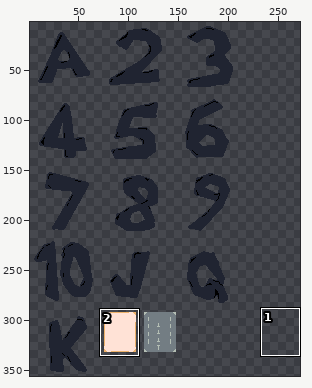
Two states of a sprite sheet, content/out_0.png. The picture above shows the old version from afar; the outline marks the close-up.
Close-up. Before the edit:
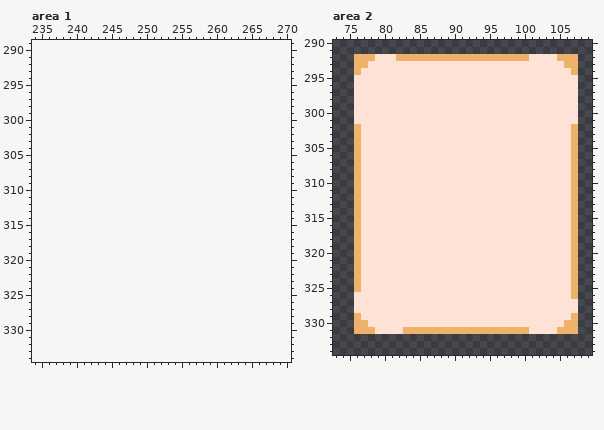
The file is 216x360 pixels. Shown: area 1: x 234..270, y 289..334; area 2: x 73..109, y 290..334. The old version is drawn lined up with the new one, on the new canvas. The wide view leaves out empty margins. The commit also changed other parts of the picture, which this record leaves out.
The result:
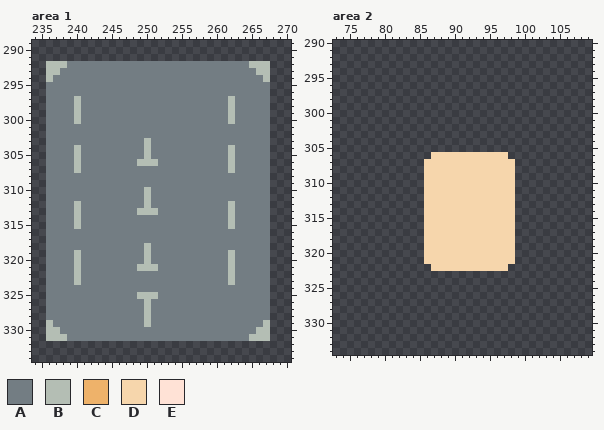
Palette (. is transparent): A #737d83  B #b4beb4  C #eeb26a  D #f6d6ac  E #ffe2d6
From old to new:
canvas 216x360 -> 272x360
Area 1:
y 292: x 236..267 ................................ -> BBBAAAAAAAAAAAAAAAAAAAAAAAAAABBB
y 293: x 236..267 ................................ -> BBAAAAAAAAAAAAAAAAAAAAAAAAAAAABB
y 294: x 236..267 ................................ -> BAAAAAAAAAAAAAAAAAAAAAAAAAAAAAAB
y 295..296: x 236..267 ................................ -> AAAAAAAAAAAAAAAAAAAAAAAAAAAAAAAA
y 297..300: x 236..267 ................................ -> AAAABAAAAAAAAAAAAAAAAAAAAABAAAAA
y 301..302: x 236..267 ................................ -> AAAAAAAAAAAAAAAAAAAAAAAAAAAAAAAA
y 303: x 236..267 ................................ -> AAAAAAAAAAAAAABAAAAAAAAAAAAAAAAA
y 304..305: x 236..267 ................................ -> AAAABAAAAAAAAABAAAAAAAAAAABAAAAA
y 306: x 236..267 ................................ -> AAAABAAAAAAAABBBAAAAAAAAAABAAAAA
y 307: x 236..267 ................................ -> AAAABAAAAAAAAAAAAAAAAAAAAABAAAAA
y 308..309: x 236..267 ................................ -> AAAAAAAAAAAAAAAAAAAAAAAAAAAAAAAA
y 310..311: x 236..267 ................................ -> AAAAAAAAAAAAAABAAAAAAAAAAAAAAAAA
y 312: x 236..267 ................................ -> AAAABAAAAAAAAABAAAAAAAAAAABAAAAA
y 313: x 236..267 ................................ -> AAAABAAAAAAAABBBAAAAAAAAAABAAAAA
y 314..315: x 236..267 ................................ -> AAAABAAAAAAAAAAAAAAAAAAAAABAAAAA
y 316..317: x 236..267 ................................ -> AAAAAAAAAAAAAAAAAAAAAAAAAAAAAAAA
y 318: x 236..267 ................................ -> AAAAAAAAAAAAAABAAAAAAAAAAAAAAAAA
y 319..320: x 236..267 ................................ -> AAAABAAAAAAAAABAAAAAAAAAAABAAAAA
y 321: x 236..267 ................................ -> AAAABAAAAAAAABBBAAAAAAAAAABAAAAA
y 322..323: x 236..267 ................................ -> AAAABAAAAAAAAAAAAAAAAAAAAABAAAAA
y 324: x 236..267 ................................ -> AAAAAAAAAAAAAAAAAAAAAAAAAAAAAAAA
y 325: x 236..267 ................................ -> AAAAAAAAAAAAABBBAAAAAAAAAAAAAAAA
y 326..328: x 236..267 ................................ -> AAAAAAAAAAAAAABAAAAAAAAAAAAAAAAA
y 329: x 236..267 ................................ -> BAAAAAAAAAAAAABAAAAAAAAAAAAAAAAB
y 330: x 236..267 ................................ -> BBAAAAAAAAAAAAAAAAAAAAAAAAAAAABB
y 331: x 236..267 ................................ -> BBBAAAAAAAAAAAAAAAAAAAAAAAAAABBB
Area 2:
y 292: x 76..107 CCCEEECCCCCCCCCCCCCCCCCCCEEEECCC -> ................................
y 293: x 76..107 CCEEEEEEEEEEEEEEEEEEEEEEEEEEEECC -> ................................
y 294: x 76..107 CEEEEEEEEEEEEEEEEEEEEEEEEEEEEEEC -> ................................
y 295..301: x 76..107 EEEEEEEEEEEEEEEEEEEEEEEEEEEEEEEE -> ................................
y 302..305: x 76..107 CEEEEEEEEEEEEEEEEEEEEEEEEEEEEEEC -> ................................
y 306: x 76..107 CEEEEEEEEEEEEEEEEEEEEEEEEEEEEEEC -> ...........DDDDDDDDDDD..........
y 307..321: x 76..107 CEEEEEEEEEEEEEEEEEEEEEEEEEEEEEEC -> ..........DDDDDDDDDDDDD.........
y 322: x 76..107 CEEEEEEEEEEEEEEEEEEEEEEEEEEEEEEC -> ...........DDDDDDDDDDD..........
y 323..325: x 76..107 CEEEEEEEEEEEEEEEEEEEEEEEEEEEEEEC -> ................................
y 326: x 76..107 EEEEEEEEEEEEEEEEEEEEEEEEEEEEEEEC -> ................................
y 327..328: x 76..107 EEEEEEEEEEEEEEEEEEEEEEEEEEEEEEEE -> ................................
y 329: x 76..107 CEEEEEEEEEEEEEEEEEEEEEEEEEEEEEEC -> ................................
y 330: x 76..107 CCEEEEEEEEEEEEEEEEEEEEEEEEEEEECC -> ................................
y 331: x 76..107 CCCEEEECCCCCCCCCCCCCCCCCCEEEECCC -> ................................
